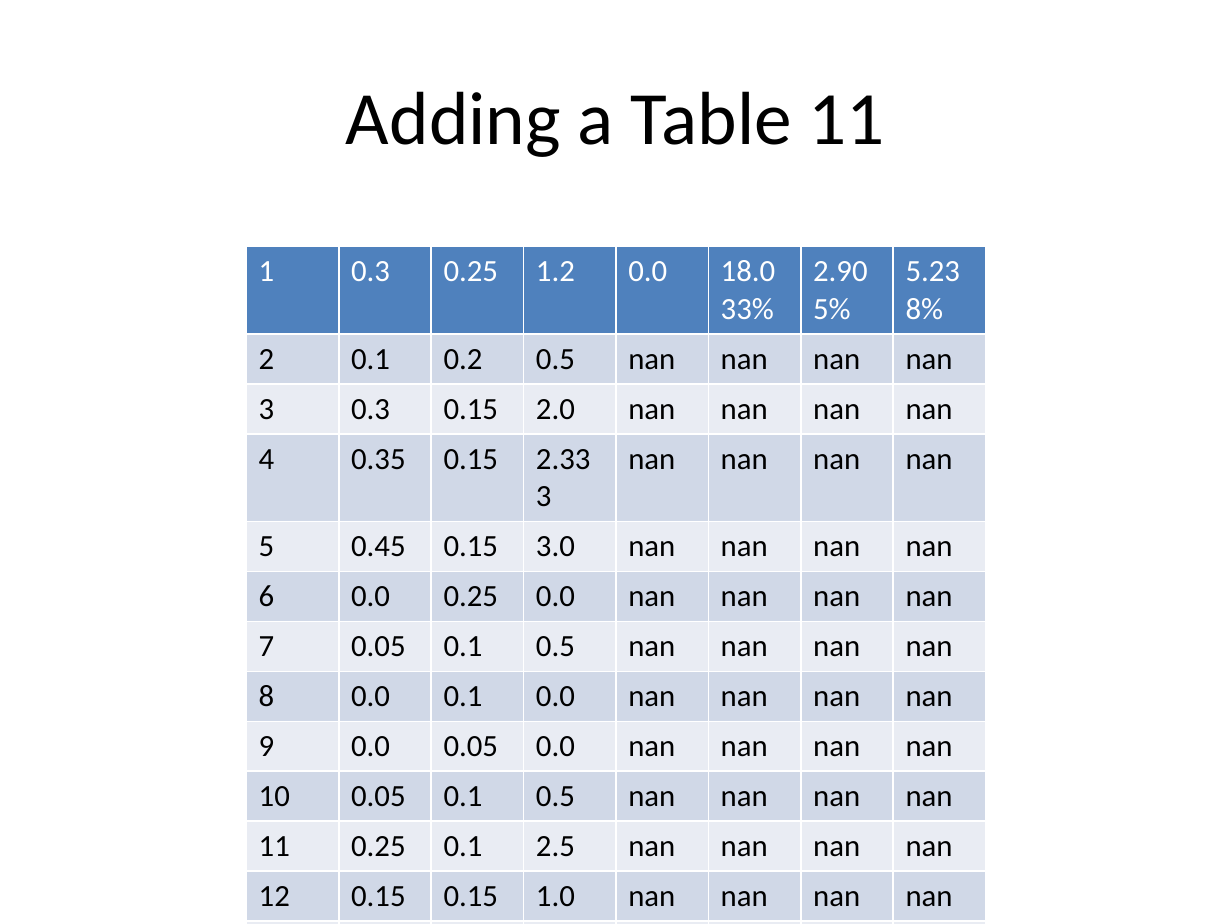
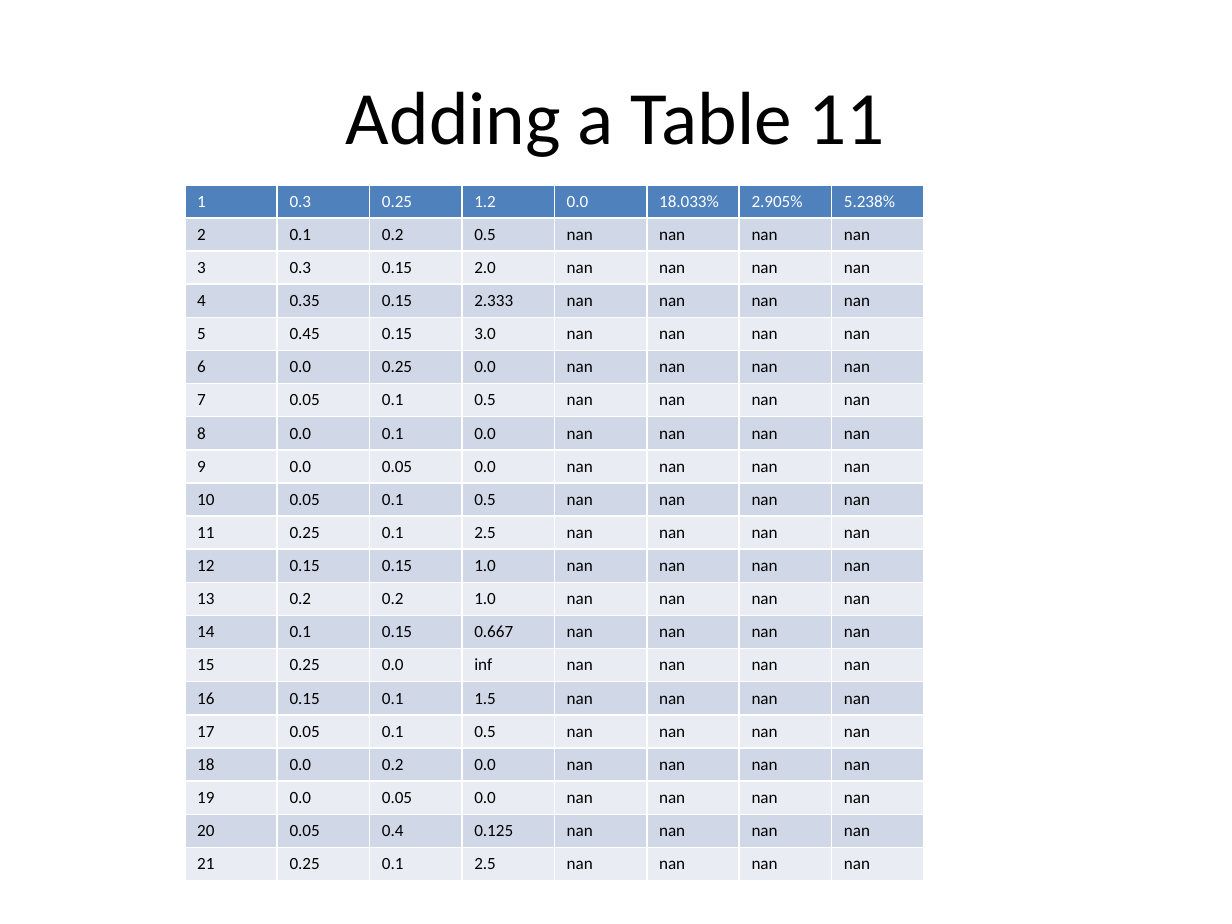
Before and after one commit to moter1026/create_pptx_from_exel, a slide deck: slide 6 of test.pptx. Drawn at 1232x924 pixels with LibreOffice and Linux fonts; fonts in the diff are those of the drawing. Boxes give left, top, right and bottom in pixels: in the first picture for what was removed or moved away, otherwise in the second. Text is boxed around its words. In the diff, an @@ line names an element or a change of style, - is before the commit and + after.

```diff
--- a/test.pptx
+++ b/test.pptx
@@ table at (185, 185, 924, 873) @@
@@ size 18 to 10 pt @@
@@ table: place and size @@
-table at (246, 246, 986, 911)
+table at (185, 185, 924, 873)
```
Also in this commit, not shown: 5 other slides changed, 2 other files.
